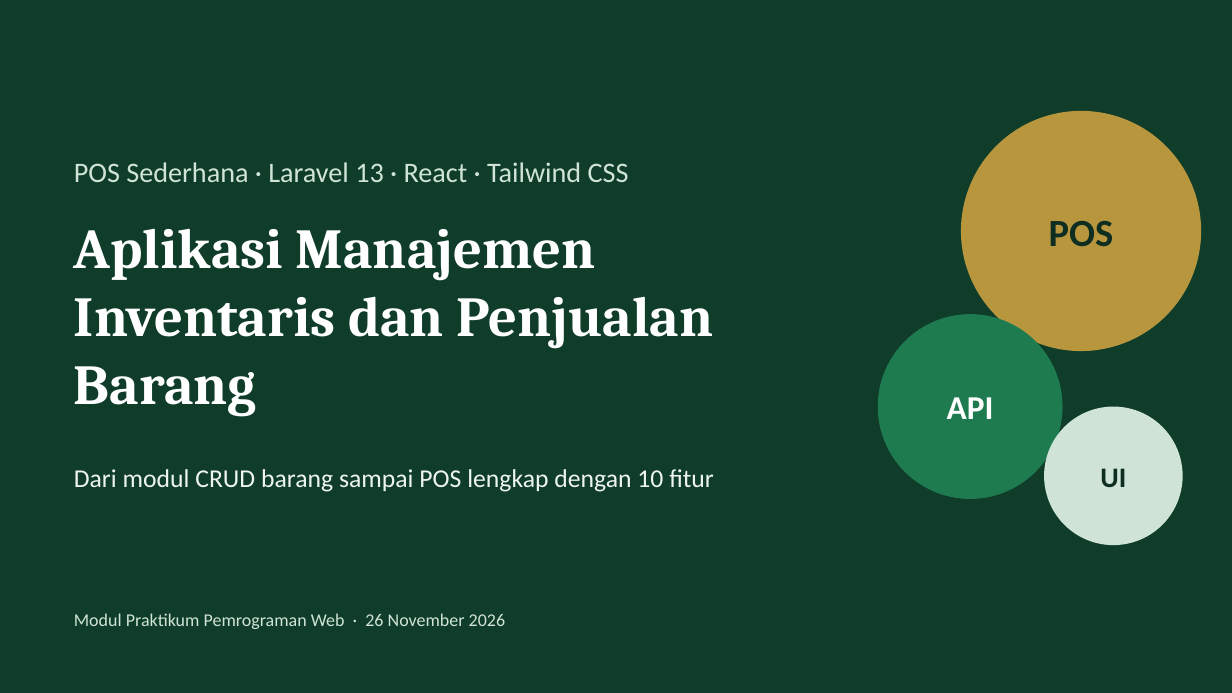
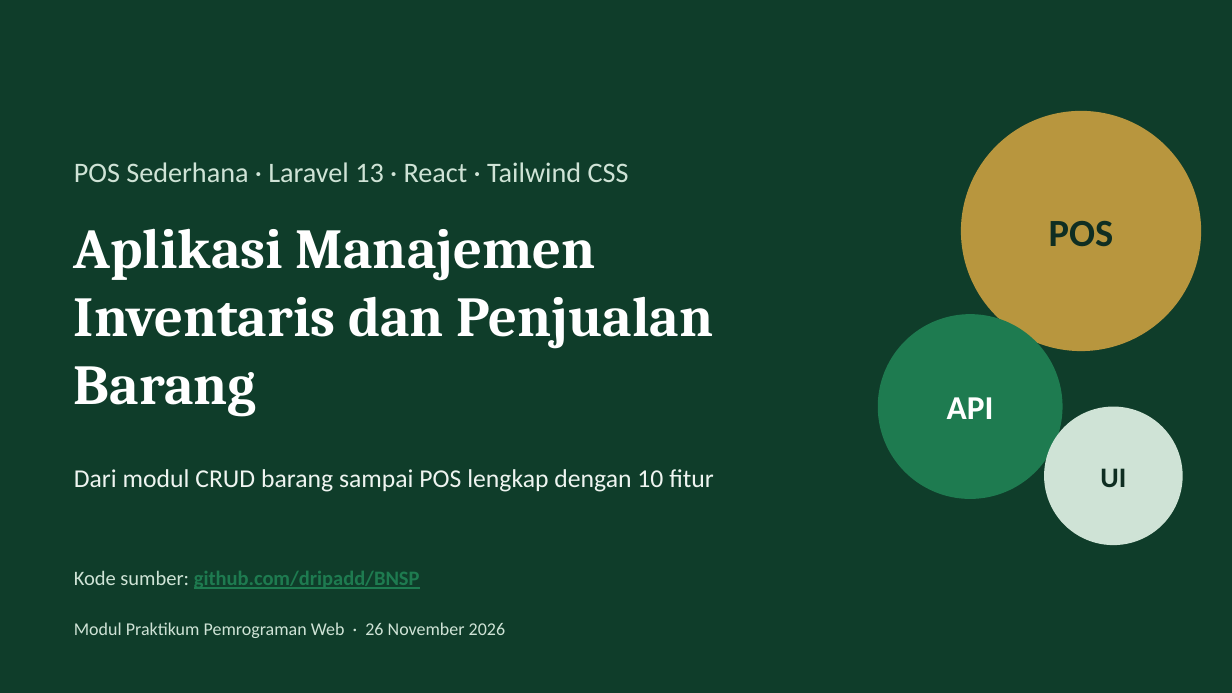
Before and after one commit to alexsandri/batam, a slide deck: slide 1 of presentasi/Aplikasi_Barang.pptx. Drawn at 1232x693 pixels with LibreOffice and Linux fonts; fonts in the diff are those of the drawing. Boxes give left, top, right and bottom in pixels: in the first picture for what was removed or moved away, otherwise in the second. Text is boxed around its words. In the diff, an @@ line names an element or a change of style, - is before the commit and + after.

Commit message:
Tambah konfigurasi GitHub Codespaces dan data demo
Codespace menyiapkan aplikasi secara otomatis: dependensi, basis data
SQLite, data demo (DemoSeeder) dengan akun berkata sandi acak, serta
menjalankan backend dan frontend di port 5173. Presentasi memuat tautan
repositori GitHub.

```diff
--- a/presentasi/Aplikasi_Barang.pptx
+++ b/presentasi/Aplikasi_Barang.pptx
@@ text added at [74,570,420,589], 16 pt, text #1E7B50, bold, underline @@
+Kode sumber: github.com/dripadd/BNSP
@@ text "Modul Praktikum Pemrograman Web · ...": place and size @@
-text "Modul Praktikum Pemrograman Web · ..." at [74,613,505,629]
+text "Modul Praktikum Pemrograman Web · ..." at [74,622,505,638]
```
Also in this commit, not shown: 1 other slide changed, 22 other files.
